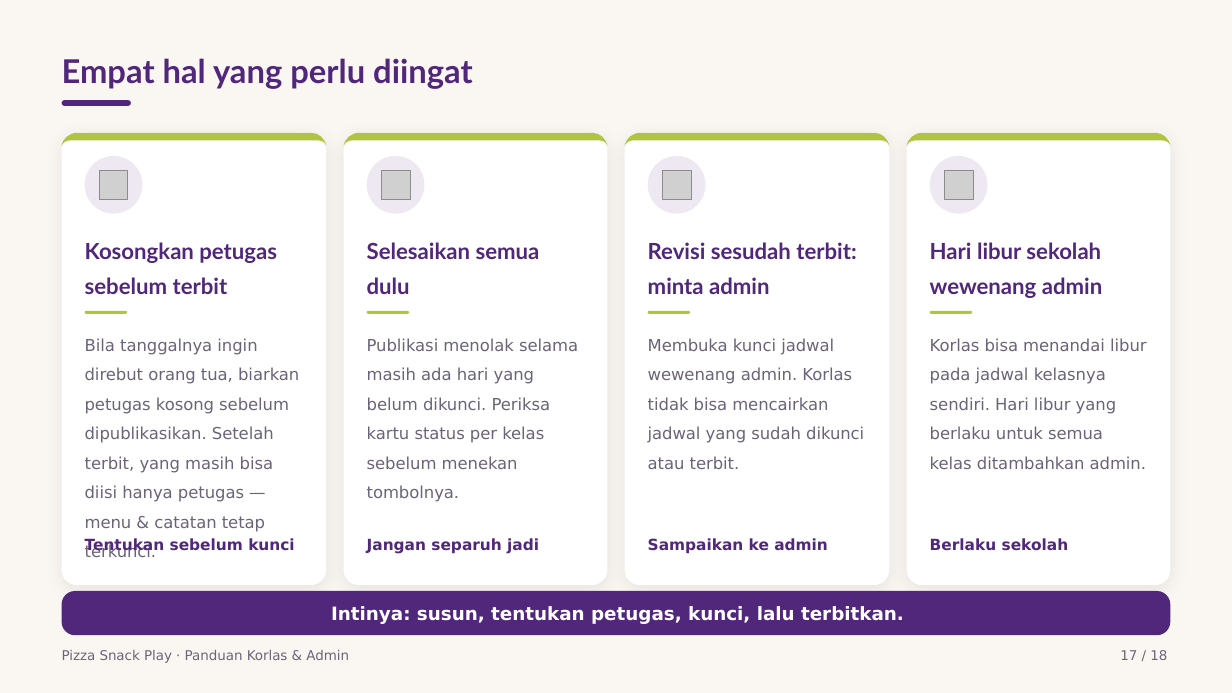
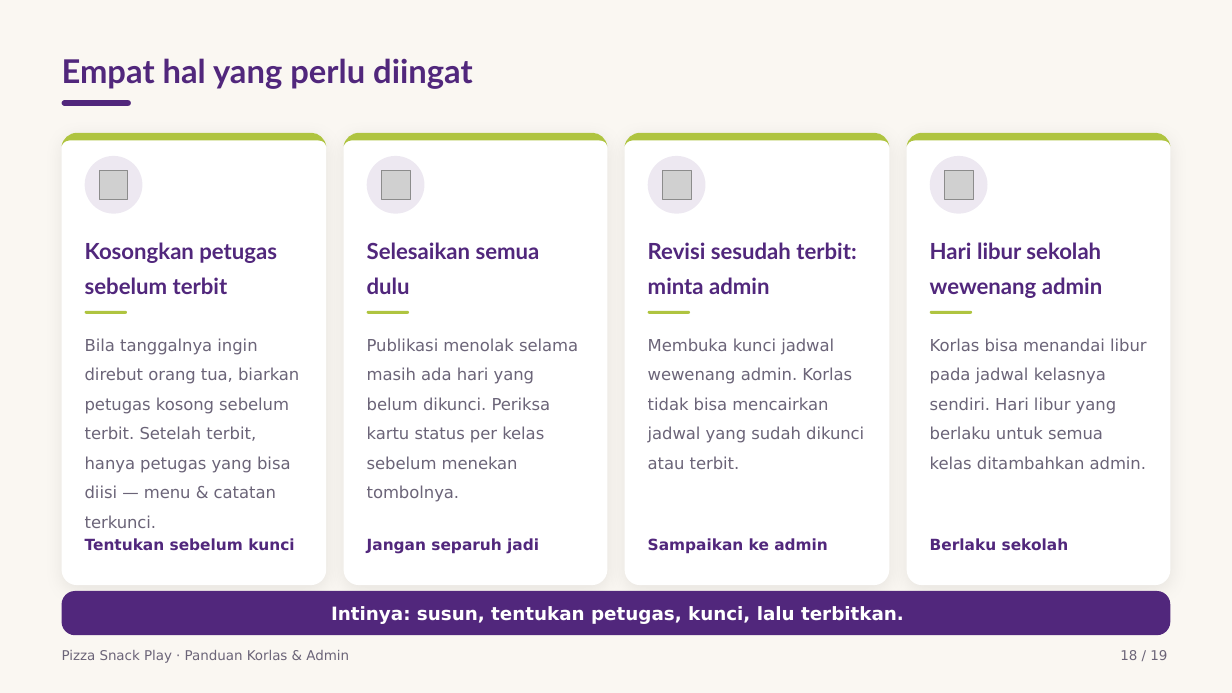
Before and after one commit to KU-JakartaTimur/pizza-snack-play, a slide deck: slide 18 of docs/Panduan Korlas dan Admin Pizza Snack Play/Panduan Korlas dan Admin Pizza Snack Play.pptx (slide 17 before the commit). Drawn at 1232x693 pixels with LibreOffice and Linux fonts; fonts in the diff are those of the drawing; grey boxes stand for pictures. Boxes give left, top, right and bottom in pixels: in the first picture for what was removed or moved away, otherwise in the second. Text is boxed around its words. In the diff, an @@ line names an element or a change of style, - is before the commit and + after.

Commit message:
docs: selaraskan PRD ke v1.23 dan dek Panduan
PRD masih menyebut notifikasi sebagai "opsional / future" dan pohon
foldernya belum mengenal `whatsapp/`. Dek panduan bahkan melarang
menjanjikan notifikasi karena fiturnya belum ada — keduanya kini keliru.

PRD: baris `Perubahan v1.23`, F6 ditulis ulang menjadi tiga bagian
(WhatsApp terimplementasi, push PWA, dan yang belum ada), pohon §6.3,
env §6.6, endpoint §7.10, wireframe §9.7, Phase 6 dicentang, AC85–AC90,
plus butir (g) yang menjelaskan angka di halaman depan kini diuji
ulang dari kode sumber.

Dek Korlas & Admin 18 menjadi 19 halaman: hlm 17 baru "Mengabari orang tua
lewat WhatsApp" masuk ke bagian 04. Dek Orang Tua 15 menjadi 16 halaman:
hlm 12 baru "Kabar otomatis lewat WhatsApp" masuk ke bagian 03. Daftar isi,
bilah kaki, ritme, dan riwayat sinkronisasi di kedua STORY.md ikut
disesuaikan.

Sekalian dua cacat yang ketahuan saat memeriksa hasil render:

- Hlm 18 dek Korlas: objek kartunya punya kunci `d` dua kali, sehingga
  jalur ikon SVG tertimpa kalimat deskripsi dan ikonnya tidak pernah
  tergambar. Tidak ada galat dan tidak ada diagnostik lint — hanya
  ketahuan dari gambar. Teks kartu 1 juga dipendekkan karena menabrak
  labelnya.
- `outputs/panduan-to-pdf.sh` dan `panduan-pdf.mjs` masih menunjuk runtime
  node `22.22.2-3` yang sudah tidak ada; kini di-resolve otomatis.

Halaman depan: jumlah modul, endpoint, dan tabel diperbarui (11/75/15),
daftar modul menambahkan `notifications` dan `whatsapp`. Uji otomatis
memastikan angka itu selaras dengan `src/api/*/route.ts` dan migrasi
Drizzle — migrasi `0009` diseragamkan ke backtick agar regex penghitung
tabelnya bekerja sama seperti migrasi lain.

```diff
--- a/docs/Panduan Korlas dan Admin Pizza Snack Play/Panduan Korlas dan Admin Pizza Snack Play.pptx
+++ b/docs/Panduan Korlas dan Admin Pizza Snack Play/Panduan Korlas dan Admin Pizza Snack Play.pptx
@@ text at (85,338,299,528): text changed @@
-Bila tanggalnya ingin direbut orang tua, biarkan petugas kosong sebelum dipublikasikan. Setelah terbit, yang masih bisa diisi hanya petugas — menu & catatan tetap terkunci.
+Bila tanggalnya ingin direbut orang tua, biarkan petugas kosong sebelum terbit. Setelah terbit, hanya petugas yang bisa diisi — menu & catatan terkunci.
@@ text at (1120,650,1167,660): text changed @@
-17 / 18
+18 / 19
```
Also in this commit, not shown: 11 other slides changed, 1 slide added, 37 other files.
